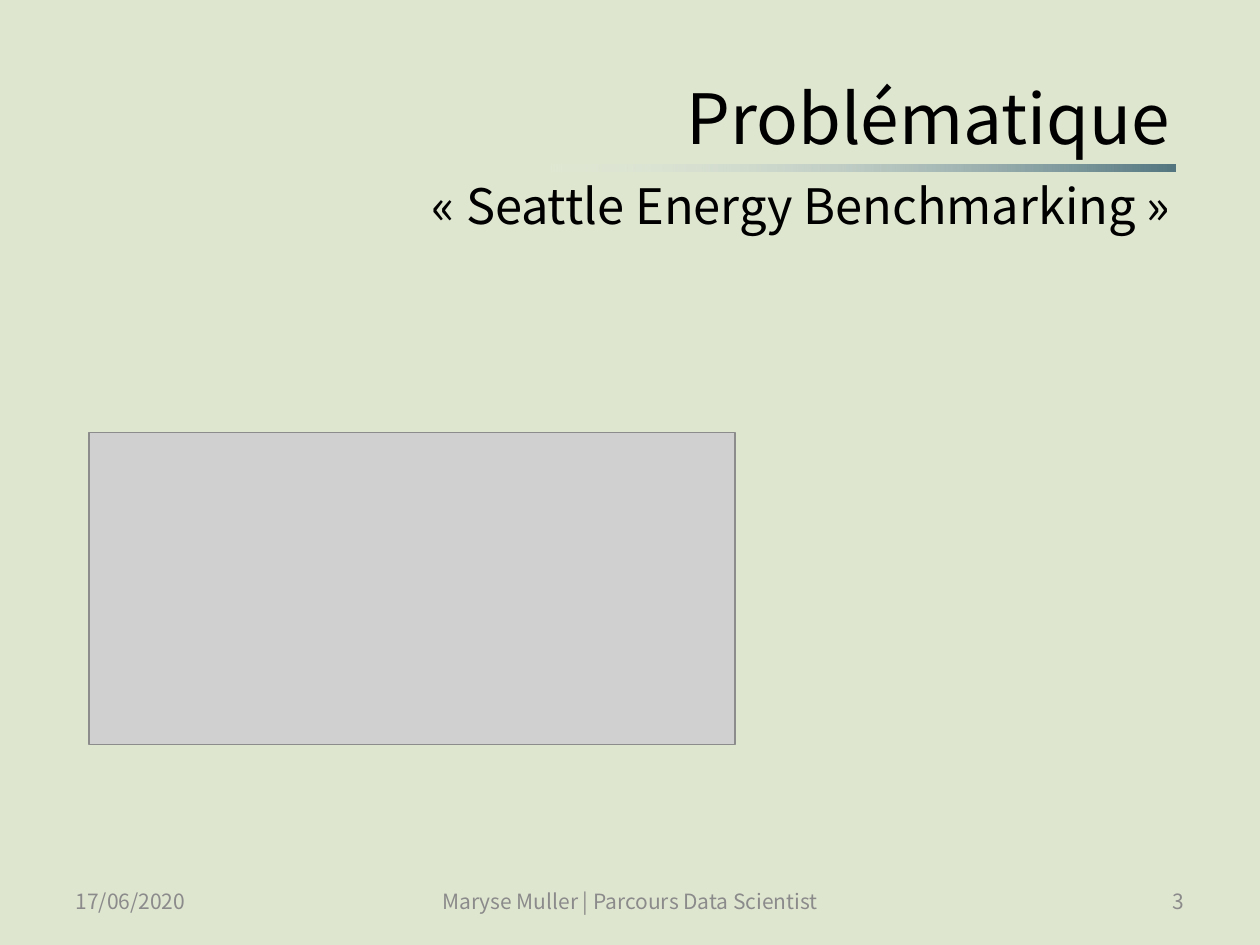
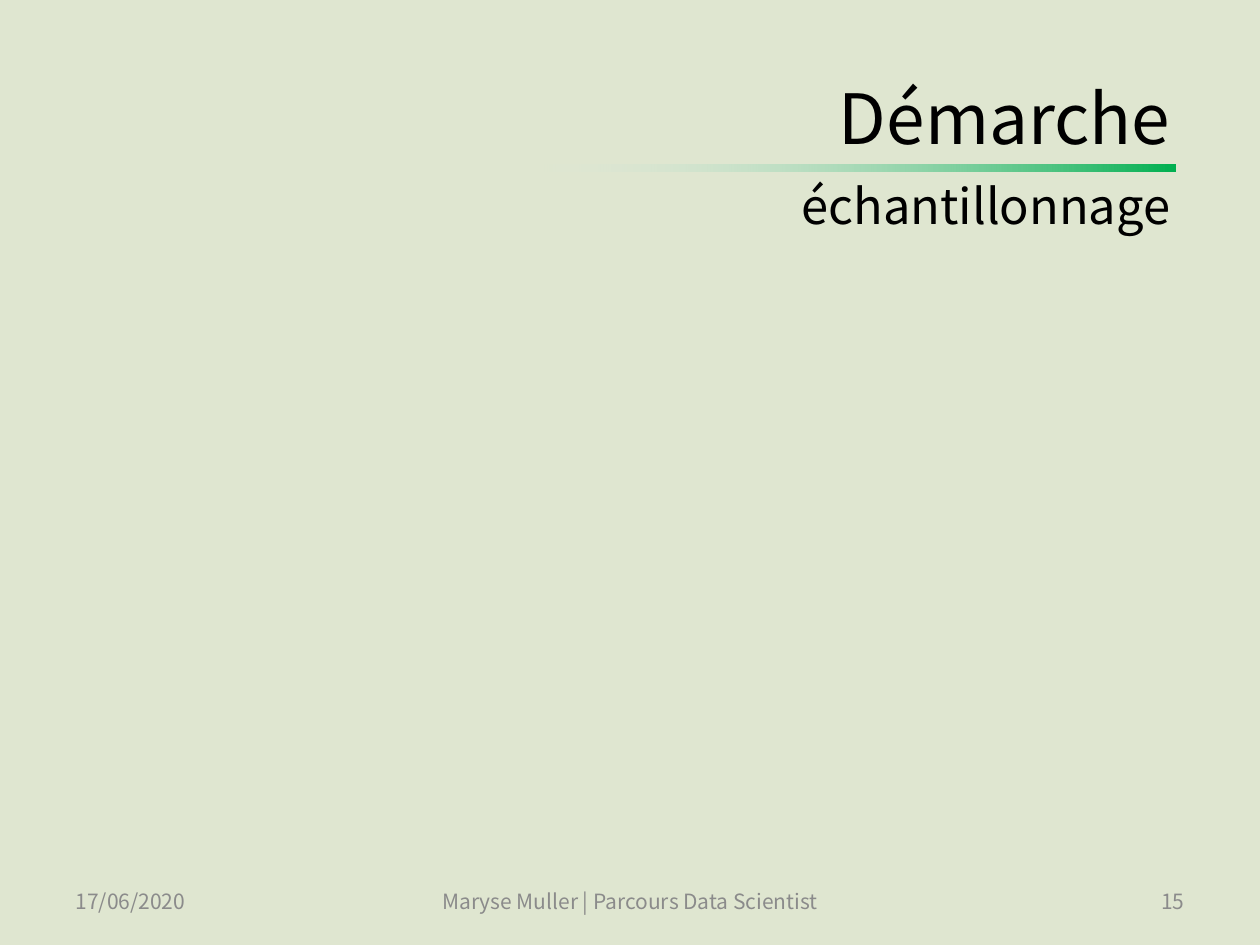
Before and after one commit to SmellyArmure/OC_DS_Project5, a slide deck: slide 15 of PRESENTATION/Projet5.pptx (slide 3 before the commit). Drawn at 1260x945 pixels with LibreOffice and Linux fonts; fonts in the diff are those of the drawing; grey boxes stand for pictures. Boxes give left, top, right and bottom in pixels: in the first picture for what was removed or moved away, otherwise in the second. Text is boxed around its words. In the diff, an @@ line names an element or a change of style, - is before the commit and + after.

```diff
--- a/PRESENTATION/Projet5.pptx
+++ b/PRESENTATION/Projet5.pptx
@@ title at bbox=[802, 84, 1170, 236]: text changed @@
-Problématique
-« Seattle Energy Benchmarking »
+Démarche
+échantillonnage
@@ rectangle at bbox=[527, 165, 1176, 171]: fill gradient #537680 to #E6EDF0 to gradient #00B050 to #E6EDF0 @@
@@ picture removed at bbox=[89, 433, 736, 746] @@
@@ page number at bbox=[1161, 894, 1184, 909]: text changed @@
-3
+15
```
Also in this commit, not shown: 3 other slides changed, 14 slides added, 1 other file.
